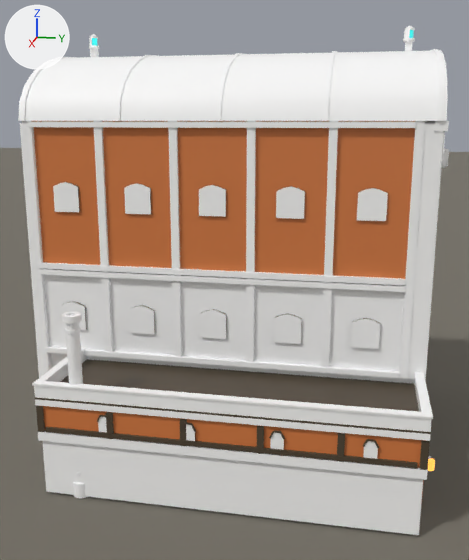
The Blender file src/DeepFrontier/Art/Source/RocketAssemblyHangar-ReferenceStudy.blend as it was, and as the next commit left it.
Camera for both pictures: a camera (50 mm lens) standing at (10.36, -1.2, 7.01) and looking at (-3.27, -3.92, 3.6). Arrows for +X, +Y and +Z are at upper left; the lights stay in place. The first picture is the older version.

The first picture shows 'Plane', 'RocketAssemblyHangar.Architecture' and 1 more.
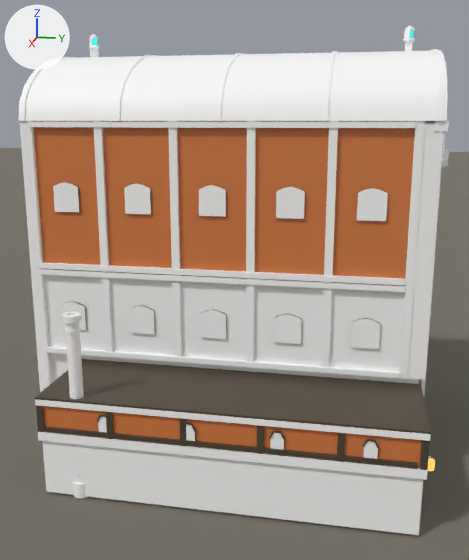
Pixel boxes (x1, y1, x2, y2) of what changed, in the pictures (469 x 560 px):
part 1 of me_rocketassemblyhangar_architecture, deleted
    before: (32, 348, 433, 432)

The change, as a list of edits to the scene's bpy script:
```text
Change me_rocketassemblyhangar_architecture:
    used by ob_rocketassemblyhangar_architecture; location = (0.0, 0.0, 0.0)
    remove me_rocketassemblyhangar_architecture.from_pydata(...)  # 5168 vertices, 2665 faces; spans x -7.05..0.07, y -8.05..0.29, z -0.04..8.92
    add me_rocketassemblyhangar_architecture.from_pydata(...)  # 5120 vertices, 2634 faces; spans x -7.05..0.07, y -8.05..0.29, z -0.04..8.92
    me_rocketassemblyhangar_architecture part 1: 6 loose pieces with 48 vertices, spanning x -2.0..0.07, y -7.07..0.07, z 2.0..2.28, are deleted
```
